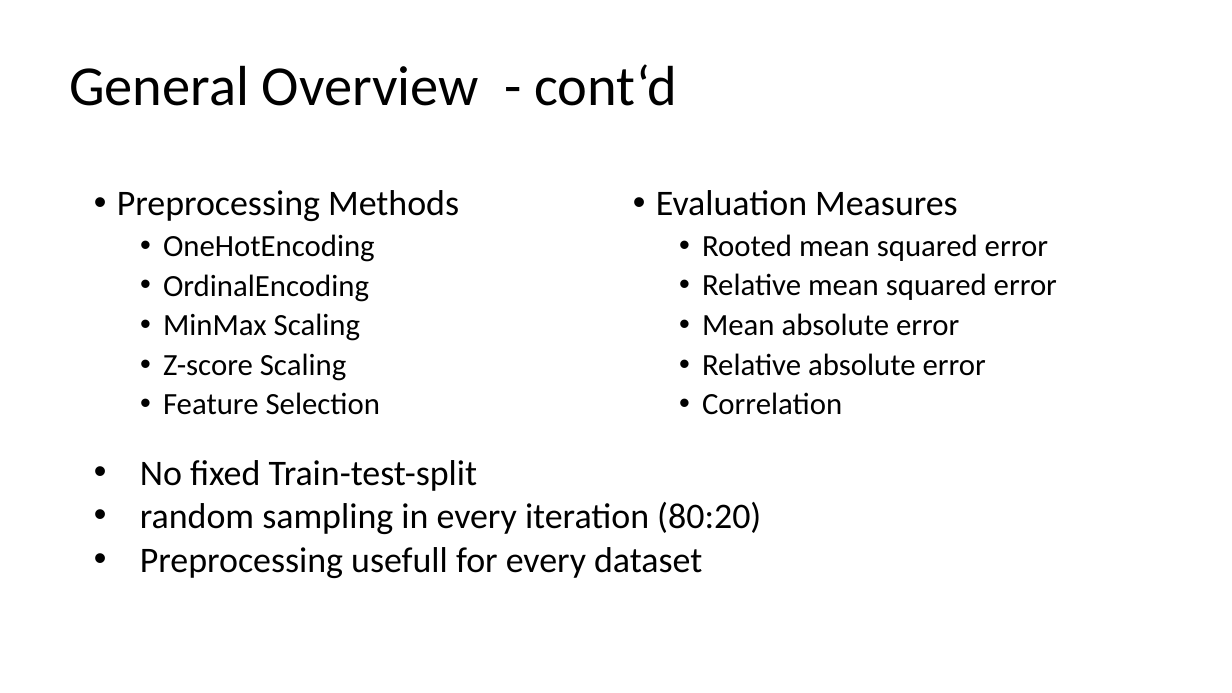
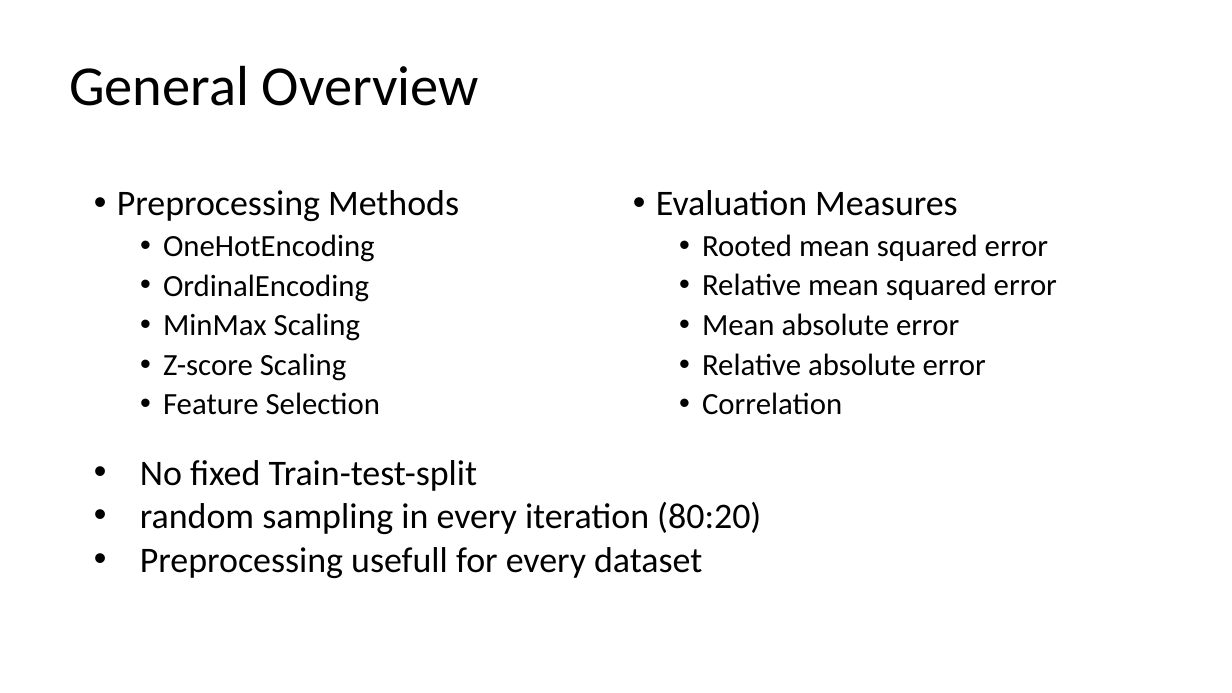
Before and after one commit to pstroppa/machine_learning, a slide deck: slide 4 of Machine_Learning_E1_o1.pptx (slide 3 before the commit). Drawn at 1232x693 pixels with LibreOffice and Linux fonts; fonts in the diff are those of the drawing; background and template pictures are left out. Boxes give left, top, right and bottom in pixels: in the first picture for what was removed or moved away, otherwise in the second. Text is boxed around its words. In the diff, an @@ line names an element or a change of style, - is before the commit and + after.

```diff
--- a/Machine_Learning_E1_o1.pptx
+++ b/Machine_Learning_E1_o1.pptx
@@ text at (69,65,479,106): text changed @@
-General Overview - cont‘d
+General Overview
```
Also in this commit, not shown: 26 other slides changed, 6 slides added, 1 other file.
